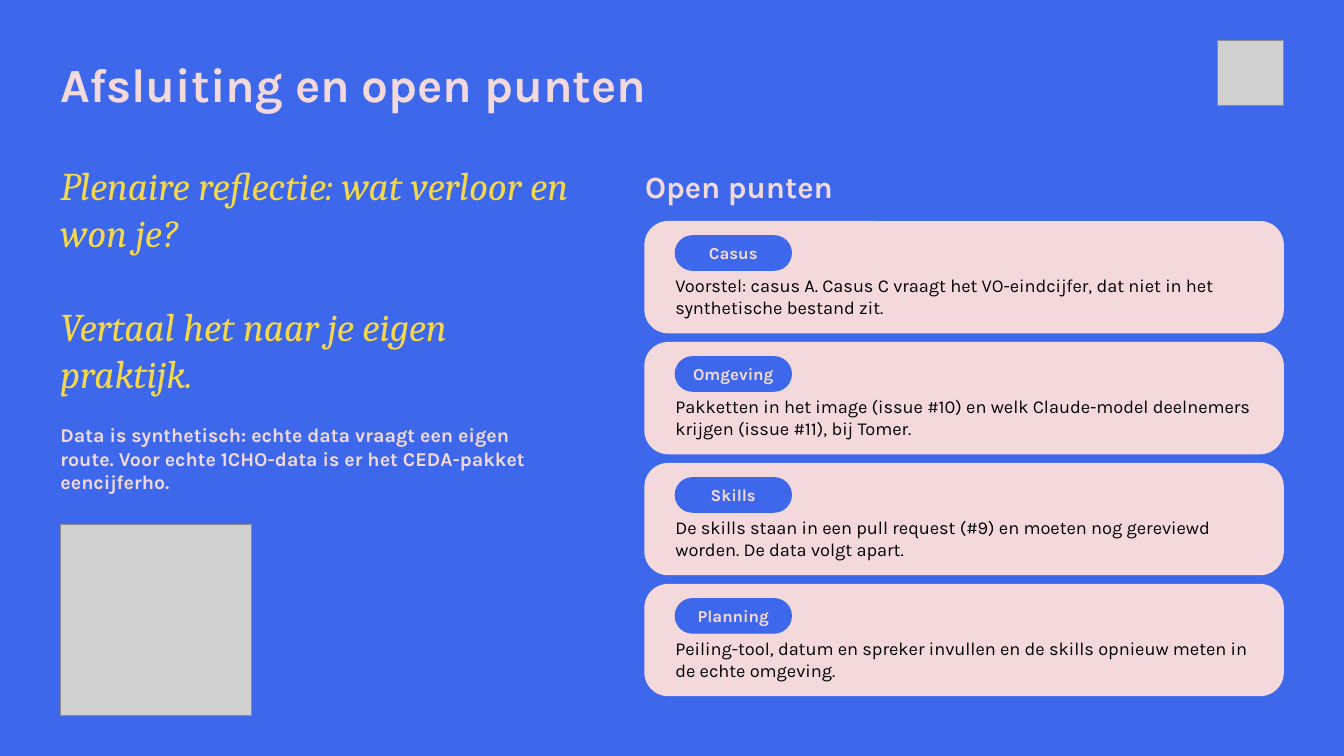
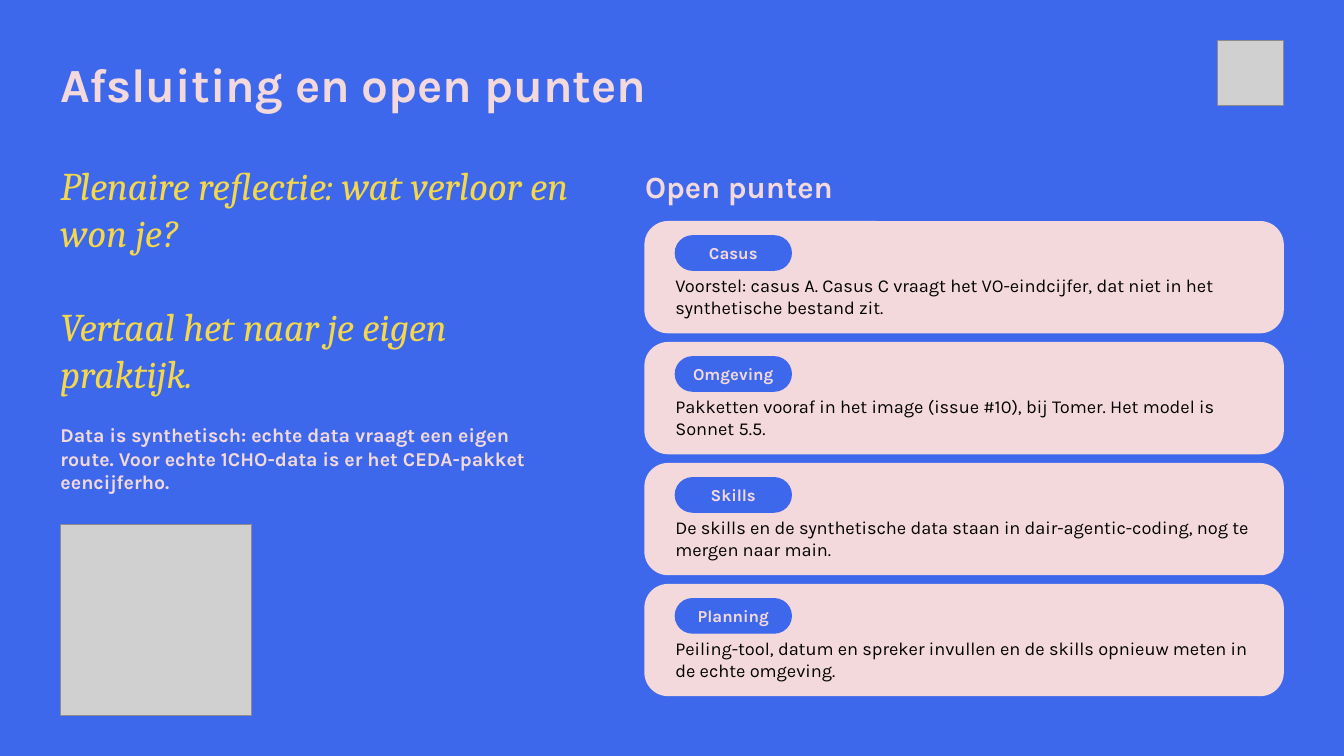
Before and after one commit to cedanl/clidev-presentaties, a slide deck: slide 15 of workshop-rad/exports/workshop-voorstel-RAD_120min.pptx. Drawn at 1344x756 pixels with LibreOffice and Linux fonts; fonts in the diff are those of the drawing; grey boxes stand for pictures. Boxes give left, top, right and bottom in pixels: in the first picture for what was removed or moved away, otherwise in the second. Text is boxed around its words. In the diff, an @@ line names an element or a change of style, - is before the commit and + after.

```diff
--- a/workshop-rad/exports/workshop-voorstel-RAD_120min.pptx
+++ b/workshop-rad/exports/workshop-voorstel-RAD_120min.pptx
@@ text at <box>675,400,1214,436</box>: text changed @@
-Pakketten in het image (issue #10) en welk Claude-model deelnemers krijgen (issue #11), bij Tomer.
+Pakketten vooraf in het image (issue #10), bij Tomer. Het model is Sonnet 5.5.
@@ text at <box>675,521,1248,561</box>: text changed @@
-De skills staan in een pull request (#9) en moeten nog gereviewd worden. De data volgt apart.
+De skills en de synthetische data staan in dair-agentic-coding, nog te mergen naar main.
```
Also in this commit, not shown: 2 other slides changed, 25 other files.
